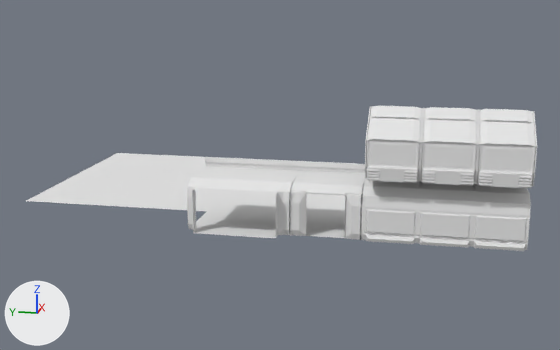
One commit to the Blender file Assets/Models/Blender/MallMain.blend: the scene before it, then after it.
Camera for both pictures: a 50 mm camera at (-81.8, 5.2, 19.0) aimed at (-13.5, 18.9, 1.9). The lights are fixed; the arrows at lower left show +X, +Y and +Z.

In view in the first picture: 'Plane', 'Plane.001', 'Wall01', 'Wall01.001', 'Wall01.002'.
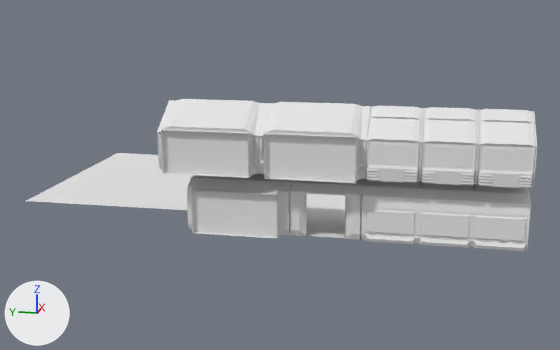
Patch to the scene script:
```diff
--- a/Assets/Models/Blender/MallMain.blend.py
+++ b/Assets/Models/Blender/MallMain.blend.py
@@ me_cube_001 @@
+me_cube_001.from_pydata([(-0.064, 0.0, -0.1), (0.0, 0.0, -0.1), (-0.064, 0.0, 0.1), (0.0, 0.0, 0.1), (-0.164, 0.0, -0.12), (-0.164, 0.0, 0.08), (-0.064, -0.005, -0.1), (-0.064, -0.01, -0.095), (0.0, -0.01, -0.095), (0.0, -0.005, -0.1), (-0.064, -0.01, 0.095), (-0.064, -0.005, 0.1), (0.0, -0.005, 0.1), (0.0, -0.01, 0.095), (-0.164, -0.005, -0.12), (-0.154, -0.01, -0.114), (-0.164, -0.005, 0.08), (-0.154, -0.01, 0.076)], [], [(11, 2, 5, 16), (2, 3, 1, 0), (0, 6, 14, 4), (13, 10, 7, 8), (16, 5, 4, 14), (2, 0, 4, 5), (12, 3, 2, 11), (6, 0, 1, 9), (12, 11, 10, 13), (6, 9, 8, 7), (15, 17, 16, 14), (7, 15, 14, 6), (17, 10, 11, 16), (7, 10, 17, 15)])
@@ me_plane_005 @@
+me_plane_005.from_pydata(...)  # 105 vertices, 88 faces; spans x -6.8..0.0, y -4.0..0.0, z 4.7..10.17
+me_plane_005.materials.append(mat_base)  # its picture is missing
@@ ob_storesealtop @@
+ob_storesealtop = bpy.data.objects.new('StoreSealTop', me_cube_001)
+ob_storesealtop.location = (-26.4, 18.7, 4.9)
+ob_storesealtop.rotation_euler = (0.0, 0.0, 1.571)  # degrees (0, 0, 90)
+_m = ob_storesealtop.modifiers.new('Mirror', 'MIRROR')
+_m.use_axis = (True, True, False)
+_m.use_clip = True
+_m = ob_storesealtop.modifiers.new('Array', 'ARRAY')
+_m.count = 21
+_m.constant_offset_displace = (0.0, 0.0, 0.0)
+_m = ob_storesealtop.modifiers.new('Array.001', 'ARRAY')
+_m.count = 18
+_m.constant_offset_displace = (0.0, 0.0, 0.0)
+_m.relative_offset_displace = (0.0, 0.0, 0.909)
@@ ob_storesealtop_001 @@
+ob_storesealtop_001 = bpy.data.objects.new('StoreSealTop.001', me_cube_001)
+ob_storesealtop_001.location = (-26.4, 10.7, 4.9)
+ob_storesealtop_001.rotation_euler = (0.0, 0.0, 1.571)  # degrees (0, 0, 90)
+_m = ob_storesealtop_001.modifiers.new('Mirror', 'MIRROR')
+_m.use_axis = (True, True, False)
+_m.use_clip = True
+_m = ob_storesealtop_001.modifiers.new('Array', 'ARRAY')
+_m.count = 21
+_m.constant_offset_displace = (0.0, 0.0, 0.0)
+_m = ob_storesealtop_001.modifiers.new('Array.001', 'ARRAY')
+_m.count = 18
+_m.constant_offset_displace = (0.0, 0.0, 0.0)
+_m.relative_offset_displace = (0.0, 0.0, 0.909)
@@ ob_storesealbottom @@
+ob_storesealbottom = bpy.data.objects.new('StoreSealBottom', me_cube_001)
+ob_storesealbottom.location = (-25.6, 16.7, 0.0)
+ob_storesealbottom.rotation_euler = (0.0, 0.0, 1.571)  # degrees (0, 0, 90)
+_m = ob_storesealbottom.modifiers.new('Mirror', 'MIRROR')
+_m.use_axis = (True, True, False)
+_m.use_clip = True
+_m = ob_storesealbottom.modifiers.new('Array', 'ARRAY')
+_m.count = 21
+_m.constant_offset_displace = (0.0, 0.0, 0.0)
+_m = ob_storesealbottom.modifiers.new('Array.001', 'ARRAY')
+_m.count = 18
+_m.constant_offset_displace = (0.0, 0.0, 0.0)
+_m.relative_offset_displace = (0.0, 0.0, 0.909)
@@ ob_storeentrancetop_001 @@
+ob_storeentrancetop_001 = bpy.data.objects.new('StoreEntranceTop.001', me_plane_005)
+ob_storeentrancetop_001.location = (-20.0, 22.0, 0.0)
+_m = ob_storeentrancetop_001.modifiers.new('Mirror', 'MIRROR')
+_m.use_axis = (False, True, False)
+_m.use_clip = True
@@ ob_storeentrancetop @@
+ob_storeentrancetop = bpy.data.objects.new('StoreEntranceTop', me_plane_005)
+ob_storeentrancetop.location = (-20.0, 14.0, 0.0)
+_m = ob_storeentrancetop.modifiers.new('Mirror', 'MIRROR')
+_m.use_axis = (False, True, False)
+_m.use_clip = True
```

What differs and where, as boxes (x1, y1, x2, y2) in the pictures (560 x 350 px):
'StoreEntranceTop', added: after (259, 102, 370, 183)
'StoreSealTop.001', added: after (265, 132, 358, 183)
'StoreEntranceTop.001', added: after (157, 99, 267, 178)
'StoreSealTop', added: after (162, 128, 251, 178)
'StoreSealBottom', added: after (194, 189, 279, 238)
'Wall01.002', unchanged, covered by the edit: before (187, 157, 298, 238); after (187, 174, 291, 238)
